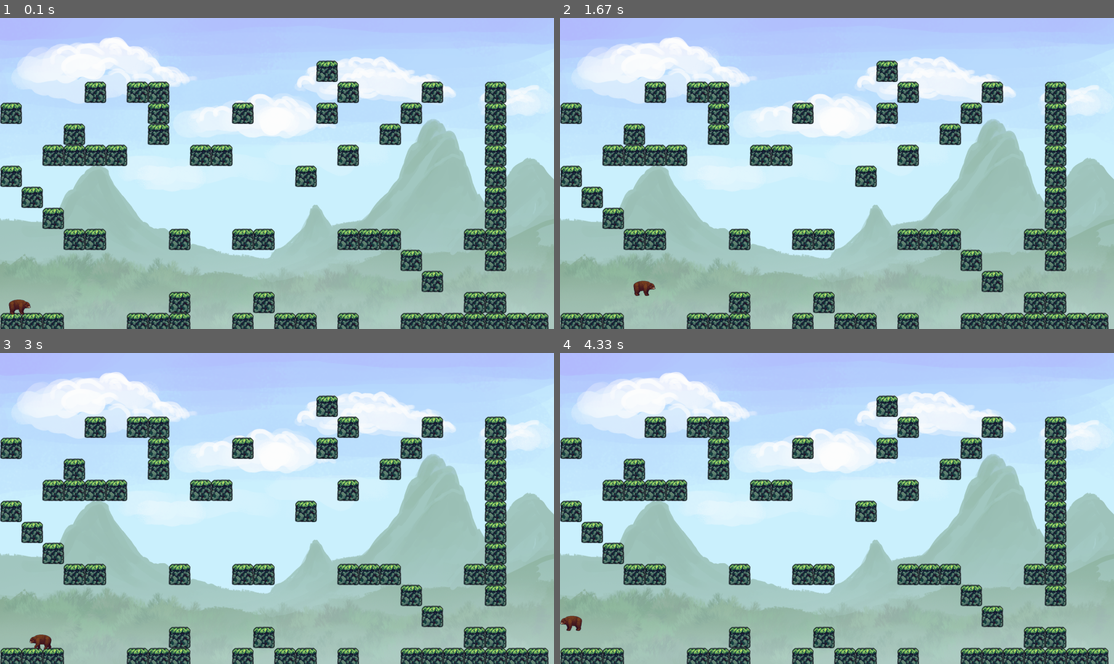
Above: before the commit, frames 1-4 (two rows, left to right).
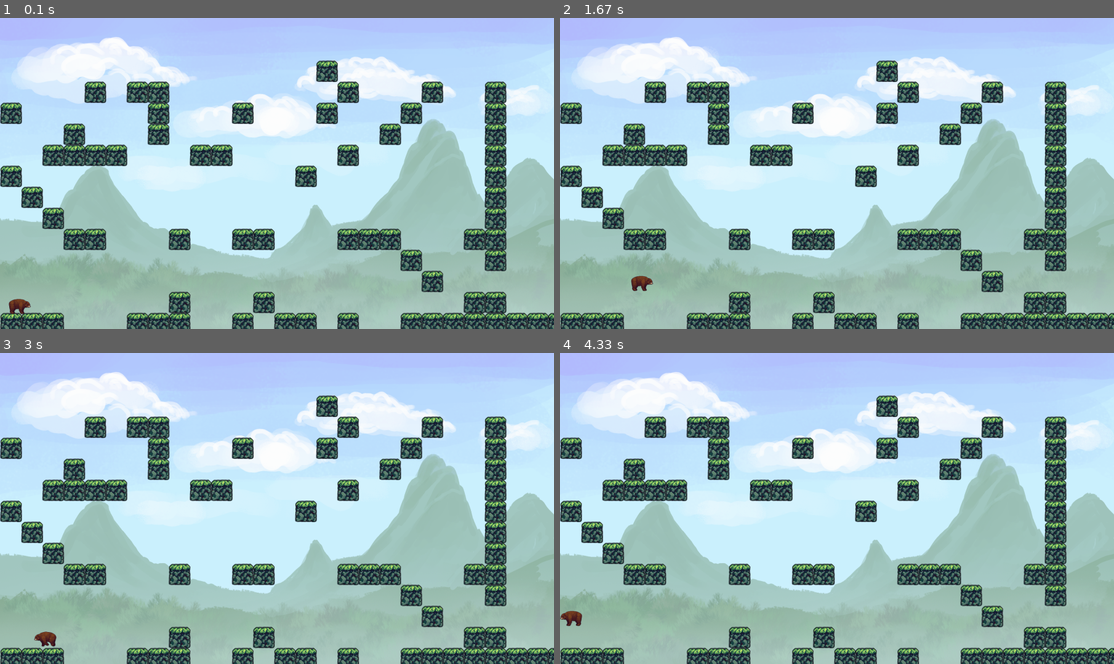
Above: after the commit, the same moments.

Repository: IharKapura/game_pygame
Game: pygame game, started from main.py
Two runs of this game, one before a commit and one after it. Both use one fixed random seed, a clock stepped at 60 frames per second and the inputs below.
Inputs:
- Up to frame 1 (0.1 s): no input
- Up to frame 2 (1.67 s): hold Space 0.33-0.8 s; hold D 0.33-0.8 s; tap E at 0.83 s; hold D 1.17-1.63 s; tap Space at 1.23, 1.53 s
- Up to frame 3 (3 s): hold D 1.67-2.13 s; tap Space at 1.73, 2.03, 2.23, 2.53, 2.8 s; hold A 2.17-2.7 s; hold A from 2.73 s (still down)
- Up to frame 4 (4.33 s): tap Space at 3.1, 3.23, 3.53, 3.9, 4.2 s; release A at 3.13 s; hold D 3.17-3.8 s; hold A 3.83-4.3 s

The runs differ from the first frame. In frame 1, less than 0.1% of the frame differs, in the area x 1-100%, y 90-100%; in frame 2, 0.2%, in the area x 12-100%, y 82-100%; in frame 3, 0.2%; in frame 4, 0.2%.

Commit message:
Dobavlen restart

Diff:
--- a/bg.py
+++ b/bg.py
@@ -38,7 +38,6 @@
     def draw(self):
         self.screen.blit(self.bg1, (self.bg_x, 0))
 
-    def change_screen(self, player):
-        if 1900 <= player.rect.centerx >= 1920:
-            print('YES')
-            self.bg_x = -1920
+    """ def change_screen(self, player):
+        if 1800 <= player.rect.centerx <= 1920:
+            print('You WIN!') """
--- a/controls.py
+++ b/controls.py
@@ -1,5 +1,7 @@
-import pygame
+import pygame, pathlib
 import sys
+
+from pathlib import Path
 """ from player import Player """
 """ from enemies import Enemies """
 """ from bullet import Bullet """
@@ -7,7 +9,7 @@
 """ from level import Level """
 """ from cube import Cube """
 
-def events(player,bullet, level):
+def events(player,bullet, level, bg):
 
     #Оброботка событий
     for event in pygame.event.get():
@@ -25,6 +27,16 @@
                 bullet.shot_right(player)
             if event.key == pygame.K_q:
                 bullet.shot_left(player)
+            if event.key == pygame.K_r and player.player_gameover == True:
+                player.player_gameover = False
+                player.player_lives = 3
+                bg.bg1 = pygame.image.load(Path('images','_bg','forest_bg.png')).convert_alpha()
+            if event.key == pygame.K_r and player.player_gamewin == True:
+                player.player_gamewin = False
+                player.player_lives = 3
+                player.rect.centerx = player.screen_rect.centerx - 900
+                player.rect.centery = player.screen_rect.centery + 450
+                bg.bg1 = pygame.image.load(Path('images','_bg','forest_bg.png')).convert_alpha()
         if event.type == pygame.KEYUP:
             if event.key == pygame.K_a and player.change_x < 0:
                 player.stop()
@@ -33,22 +45,29 @@
 
 
 def update(screen, bg, player, enemies, bullet, level, cube):
-    #обновление экрана
-    bg.update_bg(player)
-    #bg.change_screen(player)
-    #level.update()
-    #player.collide(level)
-    level.draw(screen, cube)
-    bullet.update(player)
-    #level.update(screen, cube)
-    #bullet.shot(player)
-    #enemies.update()
-    #enemies.update_enemies()
-    #level.draw(screen, bg)
-    player.draw_player()
-    player.update_player(level)
-    #enemies.draw_enemies()
-    pygame.display.flip()
+    if player.player_gameover == False or player.player_gamewin == False:
+        #обновление экрана
+        bg.update_bg(player)
+        #bg.change_screen(player)
+        #level.update()
+        #player.collide(level)
+        level.draw(screen, cube)
+        bullet.update(player)
+        #level.update(screen, cube)
+        #bullet.shot(player)
+        #enemies.update()
+        #enemies.update_enemies()
+        #level.draw(screen, bg)
+        player.draw_player()
+        player.update_player(level, )
+        #enemies.draw_enemies()
+        #pygame.display.flip()
+    if player.player_gameover == True:
+        bg.bg1 = pygame.image.load(Path('images','gameover.png')).convert_alpha()
+        bg.update_bg(player)
+    if player.player_gamewin == True:
+        bg.bg1 = pygame.image.load(Path('images','gamewin.png')).convert_alpha()
+        bg.update_bg(player)
 
 
 
--- a/level.py
+++ b/level.py
@@ -38,7 +38,7 @@
 			"                   o   o    ",
 			"                    o       ",
 			"        o   o         oo    ",
-			"ooo   ooo  o oo o  ooooooo  "
+			"ooo   ooo  o oo o  oooooooooooooooooooooooooo  "
 	   ]
 		#Уровень 1
 
--- a/main.py
+++ b/main.py
@@ -34,8 +34,7 @@
     #Размещение всех кубов
     level.rect_cube()
 
-    gameplay = True
-
+    run_game = True
     #Добавление текста
     """ font_text = pygame.font.Font('fonts\MoonDance-Regular.ttf', 40)
     text_surface = font_text.render("Break", False, "Green") """
@@ -47,19 +46,16 @@
 
 
 
-    while True:
+    while run_game:
 
-        if gameplay:
-            controls.events(player, bullet, level)
-            #controls.collision(screen, player, enemies, bullet, level)
-            controls.update(screen, bg, player, enemies, bullet, level, cube)
-            #bullet.shot(screen, player)
-            clock.tick(FPS)
-        else:
-            screen.fill((87,88,89))
+        controls.update(screen, bg, player, enemies, bullet, level, cube)
+        controls.events(player, bullet, level, bg)
+        #controls.collision(screen, player, enemies, bullet, level)
+        #bullet.shot(screen, player)
+        clock.tick(FPS)
         pygame.display.update()
         pygame.display.flip()
-        #print(player.rect.centery)
+        #print(player.rect.centerx)
 
 
 if __name__ == "__main__":
--- a/player.py
+++ b/player.py
@@ -23,6 +23,10 @@
         self.change_x = 0
         self.change_y = 0
 
+        self.player_lives = 3
+        self.player_gameover = False
+        self.player_gamewin = False
+
         #Для прыжка
         self.is_jump = False
         self.jump_count = 7
@@ -88,6 +92,7 @@
 
     #обновление позиции игрока
     def update_player(self, level):
+        self.player_win()
         self.player_dead()
         self.gravitation()
         self.chek_collision(level)
@@ -217,7 +222,16 @@
 
 
     def player_dead(self):
-        if 1100 <= self.rect.centery >= 1155:
+        if 1100 <= self.rect.centery:
             self.rect.centerx = self.screen_rect.centerx - 900
             self.rect.centery = self.screen_rect.centery + 450
-            print('looose')
+            self.player_lives -= 1
+            print(self.player_lives)
+            if self.player_lives == 0:
+                self.player_gameover = True
+                print('DEAD')
+
+    def player_win(self):
+        if 1800 <= self.rect.centerx <= 1920:
+            self.player_gamewin = True
+            #print('You WIN!')
Binary file added: images/gameover.png
Binary file added: images/gamewin.png
